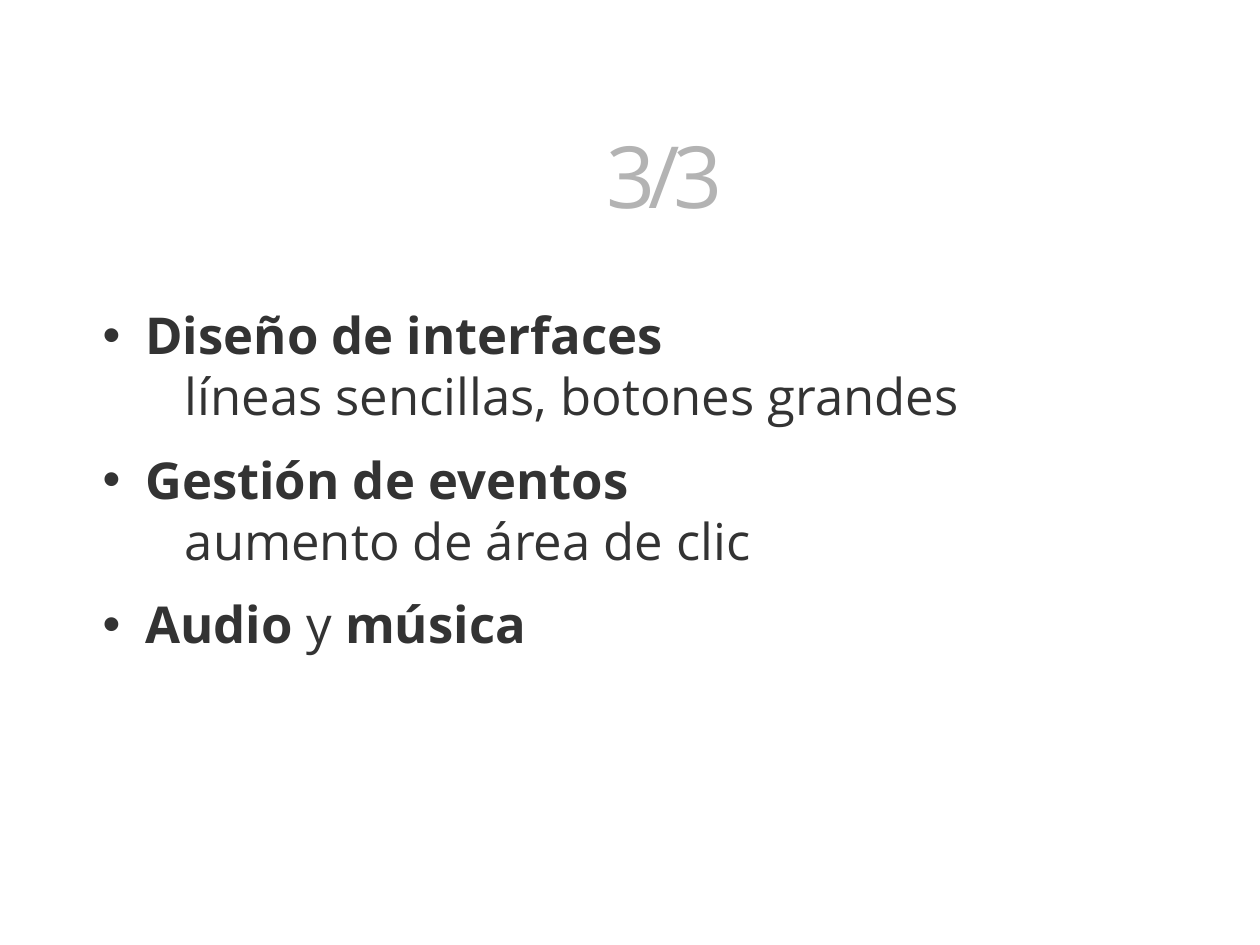
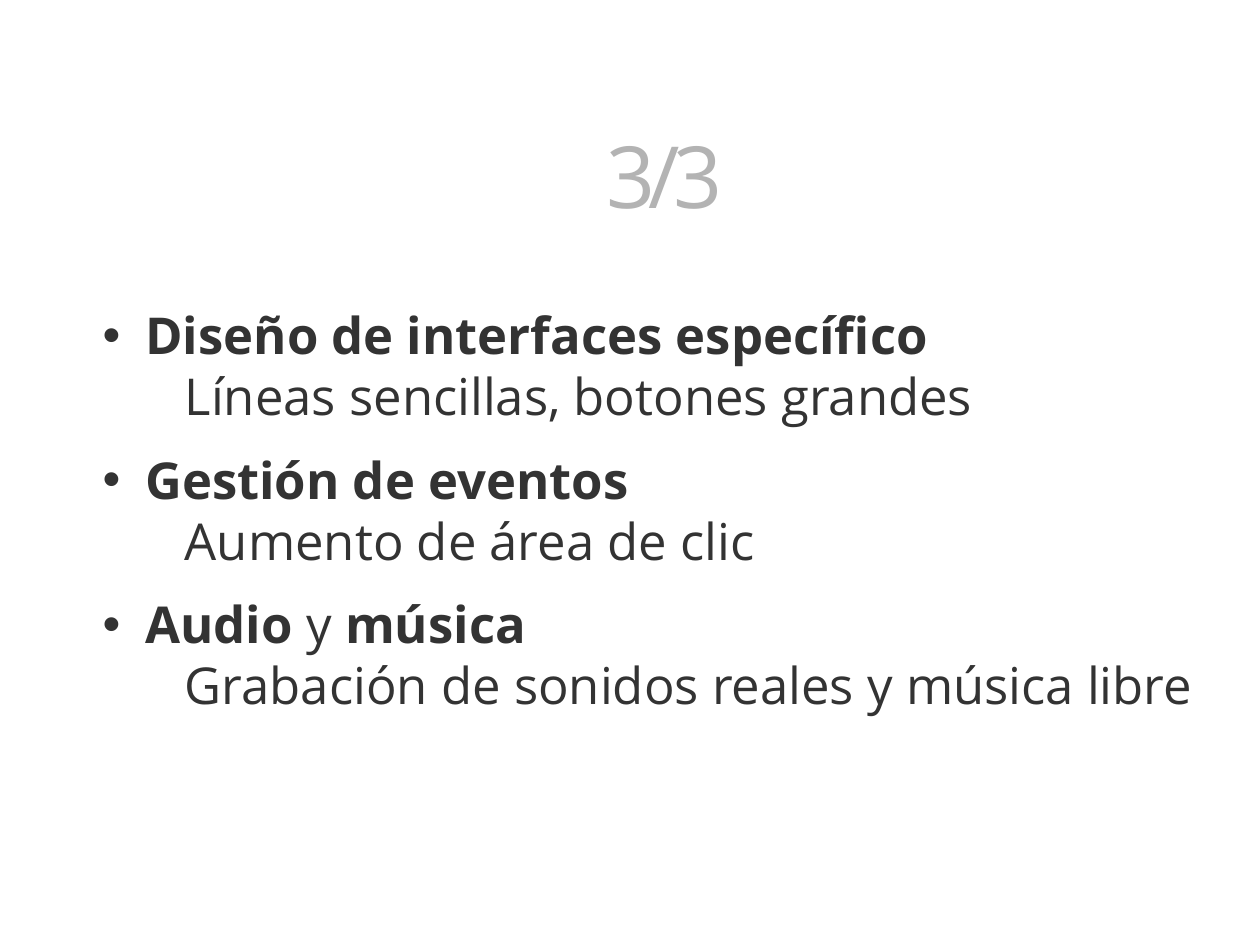
Before and after one commit to 3oheme/dominous, a slide deck: slide 26 of docs/presentacion/presentacion.odp (slide 29 before the commit). Drawn at 1260x945 pixels with LibreOffice and Linux fonts; fonts in the diff are those of the drawing; background and template pictures are left out. Boxes give left, top, right and bottom in pixels: in the first picture for what was removed or moved away, otherwise in the second. Text is boxed around its words. In the diff, an @@ line names an element or a change of style, - is before the commit and + after.

```diff
--- a/docs/presentacion/presentacion.odp
+++ b/docs/presentacion/presentacion.odp
@@ text at box(145, 315, 1192, 716): text changed @@
-• Diseño de interfaces
-  líneas sencillas, botones grandes
-• Gestión de eventos
-  aumento de área de clic
-• Audio y música
+• Diseño de interfaces específico
+  Líneas sencillas, botones grandes
+• Gestión de eventos
+  Aumento de área de clic
+• Audio y música
+  Grabación de sonidos reales y música libre
```
Also in this commit, not shown: 8 other slides changed, 4 slides added, 8 slides removed, 2 other files.
